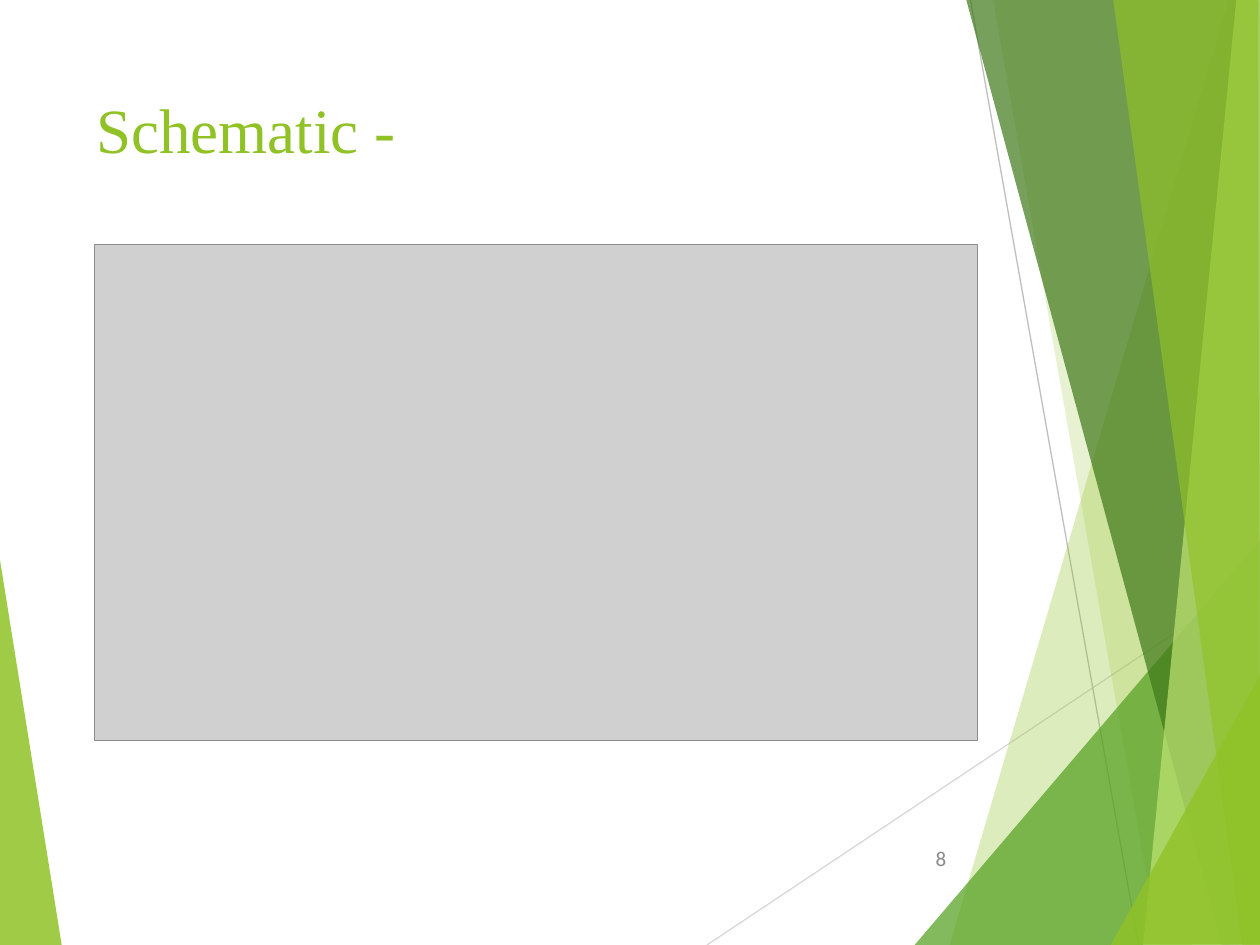
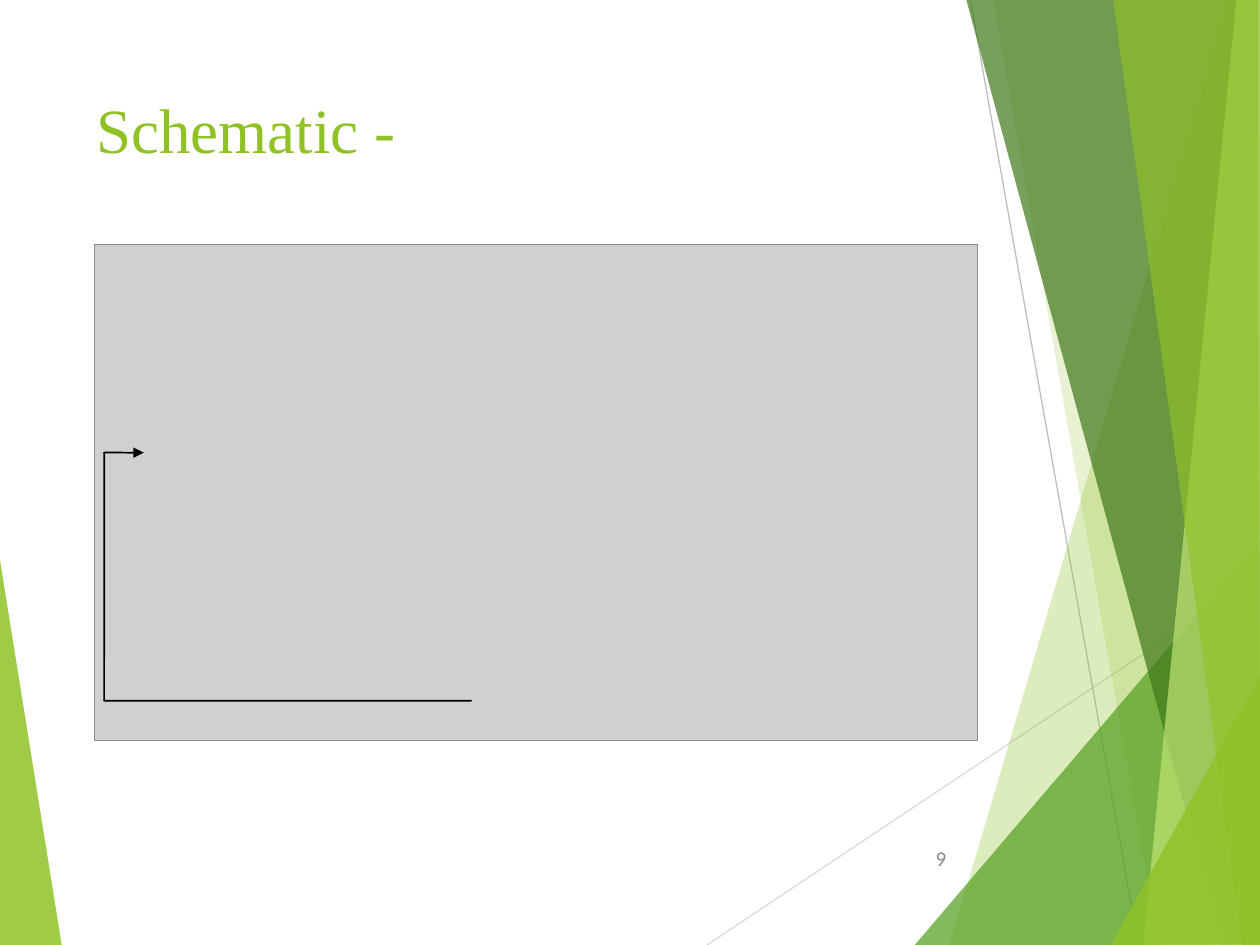
Before and after one commit to tanmay4521/Online-Chatbot-Based-Ticketing-System, a slide deck: slide 9 of Documentation/PPT Online Chatbot.ppt (slide 8 before the commit). Drawn at 1260x945 pixels with LibreOffice and Linux fonts; fonts in the diff are those of the drawing; grey boxes stand for pictures. Boxes give left, top, right and bottom in pixels: in the first picture for what was removed or moved away, otherwise in the second. Text is boxed around its words. In the diff, an @@ line names an element or a change of style, - is before the commit and + after.

```diff
--- a/Documentation/PPT Online Chatbot.ppt
+++ b/Documentation/PPT Online Chatbot.ppt
@@ line added from (105, 701) to (105, 452), #000000 0.99 pt @@
@@ arrow added from (105, 452) to (144, 452), #000000 0.99 pt @@
@@ freeform shape at (1110, 674, 1260, 945): outline redrawn @@
@@ line added from (471, 701) to (105, 701), #000000 0.99 pt @@
@@ page number at (936, 852, 947, 866): text changed @@
-8
+9
```
Also in this commit, not shown: 10 other slides changed, 4 slides added, 2 slides removed, 27 other files.
